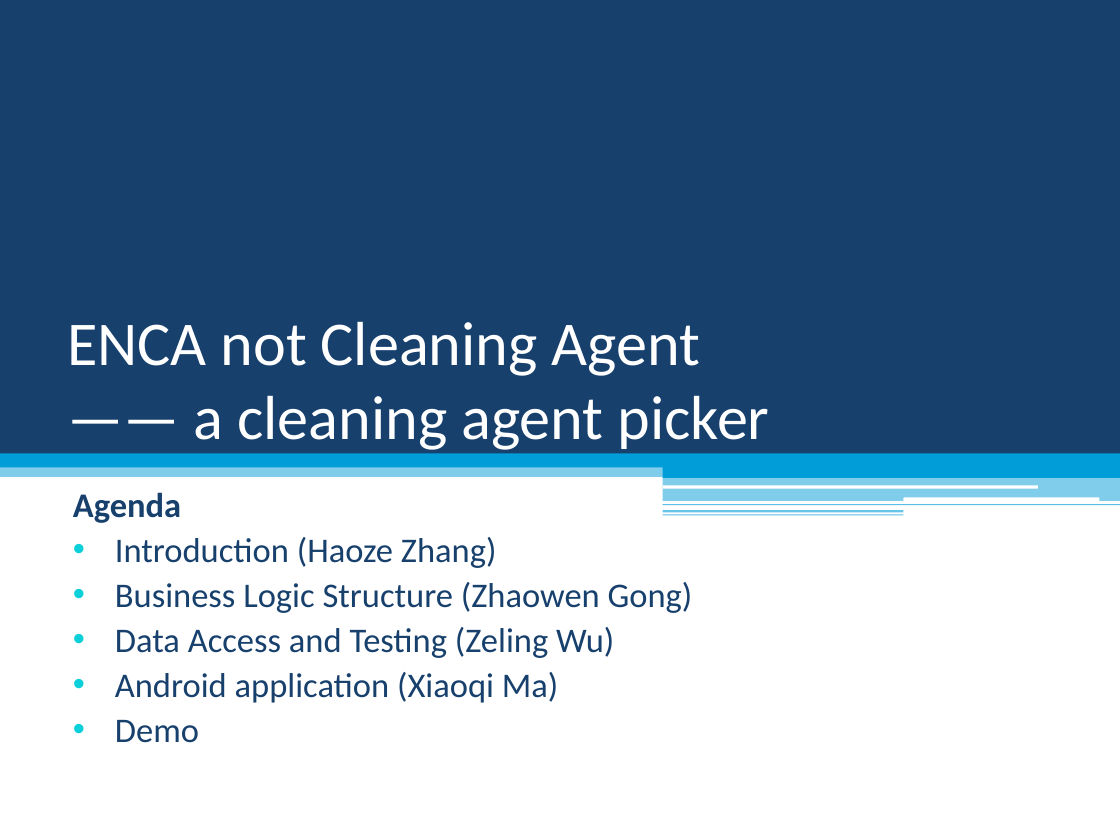
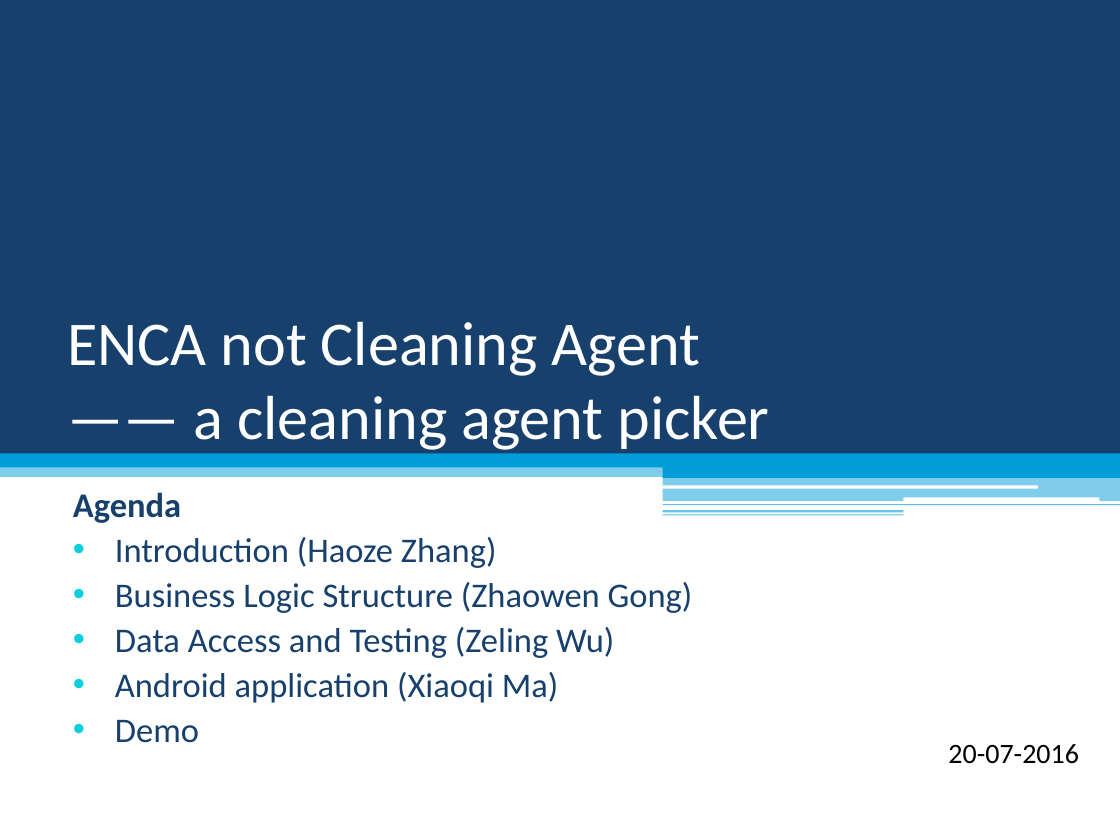
Before and after one commit to thetimeofblack/ENCA-Andriod, a slide deck: slide 1 of Docs/Presentation/Software Engineering II Project.pptx. Drawn at 1120x840 pixels with LibreOffice and Linux fonts; fonts in the diff are those of the drawing. Boxes give left, top, right and bottom in pixels: in the first picture for what was removed or moved away, otherwise in the second. Text is boxed around its words. In the diff, an @@ line names an element or a change of style, - is before the commit and + after.

```diff
--- a/Docs/Presentation/Software Engineering II Project.pptx
+++ b/Docs/Presentation/Software Engineering II Project.pptx
@@ text added at <box>948,744,1078,764</box>, 18 pt, text #000000 @@
+20-07-2016
```
Also in this commit, not shown: 10 other slides changed, 4 other files.
